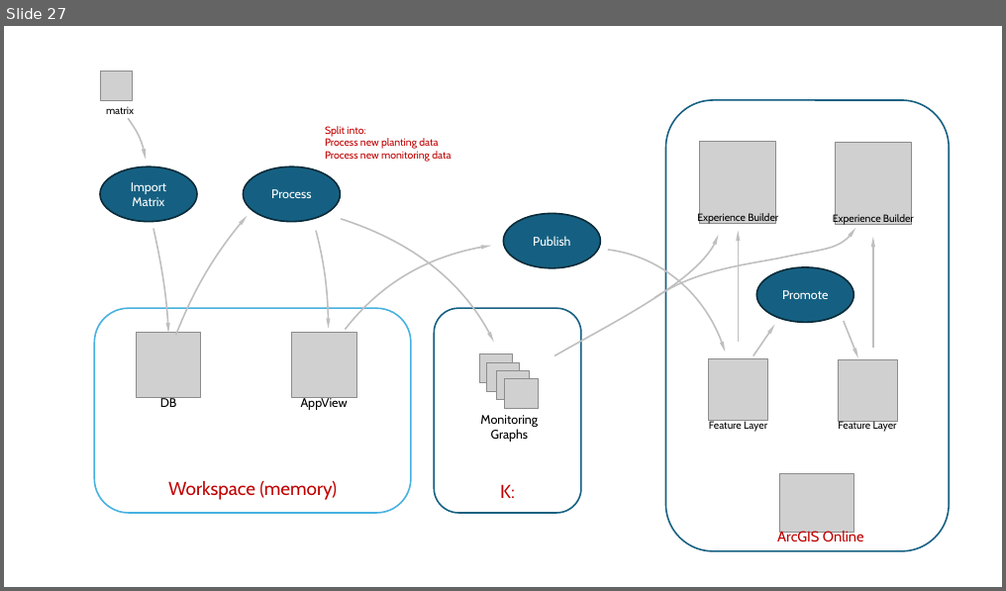
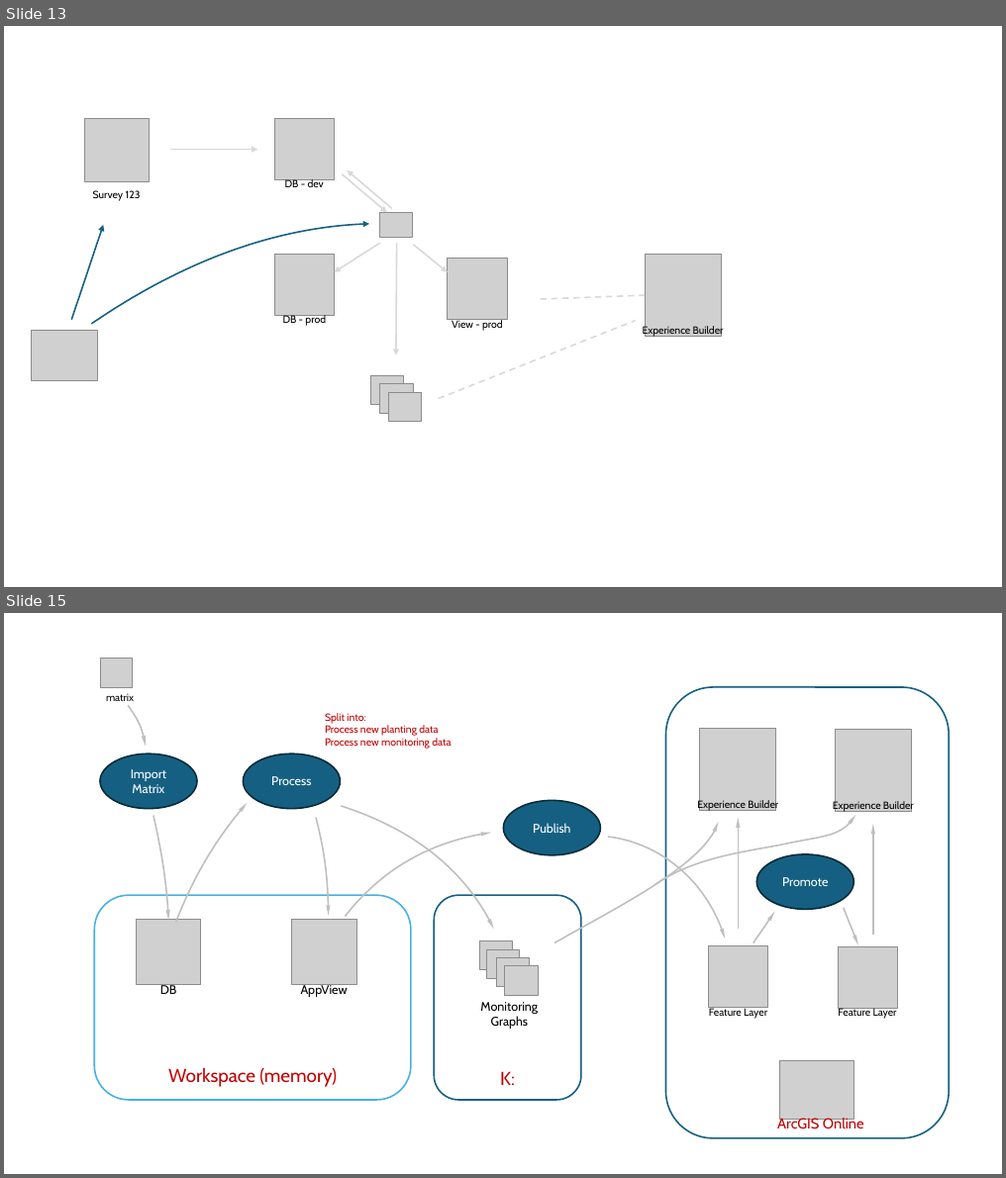
Before and after one commit to WA-Nearshore/seagrass-restoration-processing, a slide deck: docs/seagrass_restoration_storymap_notes.pptx. Shown one above the other, each under a label of ours: slide 27 before the commit, slides 13 and 15 after it; the slides between them are not shown. The pictures are 1006x591 and 1006x1178 pixels, drawn with LibreOffice and Linux fonts; fonts in the diff are those of the drawing; grey boxes stand for pictures. Boxes give left, top, right and bottom in pixels: in the first picture for what was removed or moved away, otherwise in the second. Text is boxed around its words. In the diff, an @@ line names an element or a change of style, - is before the commit and + after.

```diff
--- a/docs/seagrass_restoration_storymap_notes.pptx
+++ b/docs/seagrass_restoration_storymap_notes.pptx
@@ slide 13 added at <box>4,26,1002,587</box>, background #FFFFFF @@
@@ picture added at <box>84,118,149,182</box> @@
@@ picture added at <box>274,119,334,180</box> @@
@@ arrow added from (170, 150) to (257, 150), #D9D9D9 1.5 pt @@
@@ arrow added from (392, 209) to (347, 171), #D9D9D9 1.5 pt @@
@@ text added at <box>93,190,141,201</box>, 10 pt, text #000000 @@
+Survey 123
@@ text added at <box>285,179,324,187</box>, 10 pt, text #000000 @@
+DB - dev
@@ arrow added from (342, 174) to (387, 212), #D9D9D9 1.5 pt @@
@@ arrow added from (71, 319) to (104, 225), #156082 1.5 pt @@
@@ freeform shape added at <box>91,224,369,324</box>, outline #156082 1.5 pt @@
@@ picture added at <box>380,212,412,237</box> @@
@@ picture added at <box>274,255,334,316</box> @@
@@ arrow added from (380, 243) to (334, 273), #D9D9D9 1.5 pt @@
@@ arrow added from (397, 243) to (396, 356), #D9D9D9 1.5 pt @@
@@ arrow added from (414, 245) to (448, 273), #D9D9D9 1.5 pt @@
@@ picture added at <box>448,259,507,320</box> @@
@@ picture added at <box>645,255,721,337</box> @@
@@ text added at <box>283,315,326,326</box>, 10 pt, text #000000 @@
+DB - prod
@@ line added from (439, 399) to (636, 321), #D9D9D9 1.5 pt dashed @@
@@ text added at <box>451,319,503,331</box>, 10 pt, text #000000 @@
+View - prod
@@ line added from (541, 299) to (645, 295), #D9D9D9 1.5 pt dashed @@
@@ picture added at <box>31,330,97,380</box> @@
@@ text added at <box>643,326,724,338</box>, 10 pt, text #000000 @@
+Experience Builder
@@ picture added at <box>370,376,403,405</box> @@
@@ picture added at <box>380,384,413,414</box> @@
@@ picture added at <box>389,393,422,422</box> @@
@@ what was slide 27 is now slide 15 @@
```
Also in this commit, not shown: 1 slide changed, 3 other slides added, 2 other files.
